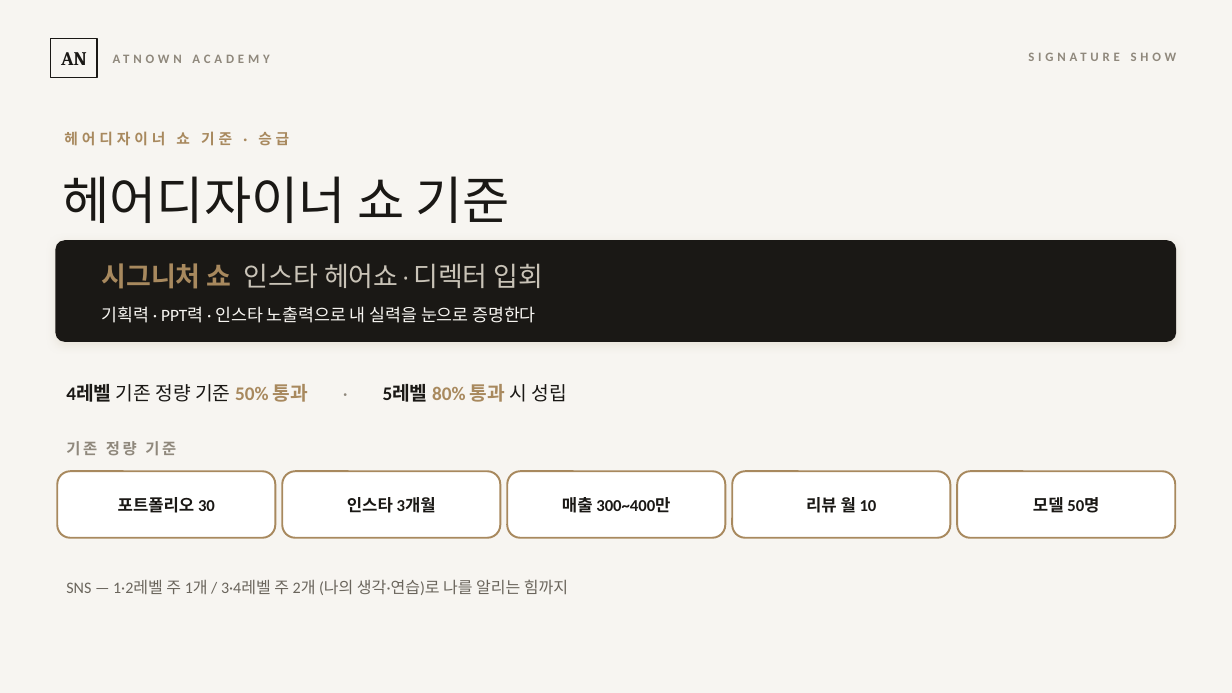
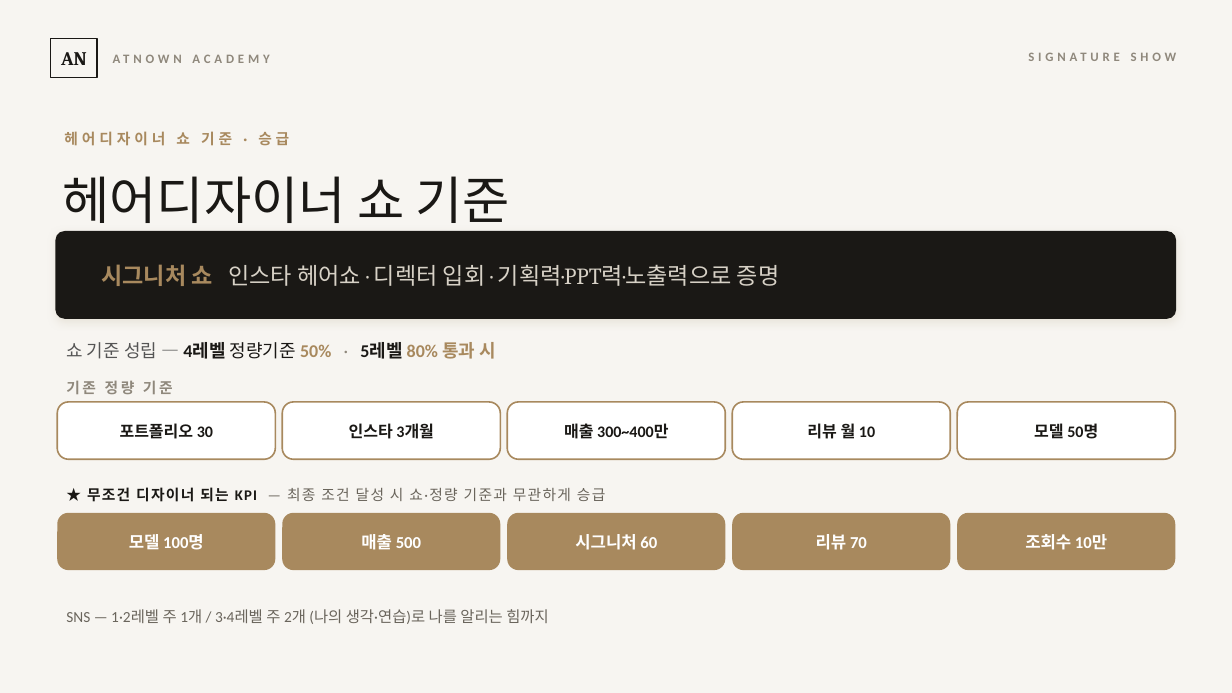
Before and after one commit to cksghrj22-bot/-, a slide deck: slide 7 of content/교육/2026-07-23_교육시스템_정본/시즈_오리엔테이션.pptx. Drawn at 1232x693 pixels with LibreOffice and Linux fonts; fonts in the diff are those of the drawing. Boxes give left, top, right and bottom in pixels: in the first picture for what was removed or moved away, otherwise in the second. Text is boxed around its words. In the diff, an @@ line names an element or a change of style, - is before the commit and + after.

```diff
--- a/content/교육/2026-07-23_교육시스템_정본/시즈_오리엔테이션.pptx
+++ b/content/교육/2026-07-23_교육시스템_정본/시즈_오리엔테이션.pptx
@@ rounded rectangle resized from (x1=55, y1=240, x2=1177, y2=342) to (x1=55, y1=231, x2=1177, y2=319) @@
@@ rounded rectangle at (x1=55, y1=231, x2=1177, y2=319): proportions changed @@
@@ text at (x1=101, y1=264, x2=780, y2=286): text changed; size 21 to 18 pt; text colour #C9C3B7 to #D7D1C6 @@
-시그니처 쇼 인스타 헤어쇼 · 디렉터 입회
+시그니처 쇼 인스타 헤어쇼 · 디렉터 입회 · 기획력·PPT력·노출력으로 증명
@@ text at (x1=66, y1=342, x2=496, y2=359): text changed; size 13.5 to 14 pt; text colour #F7F5F1 to #1A1815; bold on @@
-기획력 · PPT력 · 인스타 노출력으로 내 실력을 눈으로 증명한다
+쇼 기준 성립 — 4레벨 정량기준 50% · 5레벨 80% 통과 시
@@ text at (x1=66, y1=380, x2=173, y2=394): text changed; size 15 to 11.5 pt; text colour #1A1815 to #8F887C @@
-4레벨 기존 정량 기준 50% 통과 · 5레벨 80% 통과 시 성립
+기존 정량 기준
@@ rounded rectangle added at (x1=57, y1=402, x2=275, y2=459), fill #FFFFFF, outline #A8895E 1.25 pt @@
@@ text "포트폴리오 30" moved from (x1=118, y1=497, x2=215, y2=513) to (x1=120, y1=423, x2=213, y2=439) @@
@@ rounded rectangle added at (x1=283, y1=402, x2=501, y2=459), fill #FFFFFF, outline #A8895E 1.25 pt @@
@@ text "인스타 3개월" moved from (x1=347, y1=497, x2=436, y2=515) to (x1=349, y1=423, x2=434, y2=439) @@
@@ rounded rectangle added at (x1=507, y1=402, x2=726, y2=459), fill #FFFFFF, outline #A8895E 1.25 pt @@
@@ text "매출 300~400만" moved from (x1=562, y1=497, x2=670, y2=513) to (x1=564, y1=423, x2=668, y2=439) @@
@@ rounded rectangle added at (x1=732, y1=402, x2=950, y2=459), fill #FFFFFF, outline #A8895E 1.25 pt @@
@@ text "리뷰 월 10" moved from (x1=806, y1=494, x2=877, y2=516) to (x1=807, y1=420, x2=875, y2=441) @@
@@ rounded rectangle added at (x1=958, y1=402, x2=1176, y2=459), fill #FFFFFF, outline #A8895E 1.25 pt @@
@@ size 13 to 12.5 pt in 5 elements at (x1=120, y1=423, x2=213, y2=439), (x1=349, y1=423, x2=434, y2=439), (x1=564, y1=423, x2=668, y2=439), (x1=807, y1=420, x2=875, y2=441), (x1=1034, y1=423, x2=1098, y2=439) @@
@@ text "모델 50명" moved from (x1=1033, y1=497, x2=1099, y2=513) to (x1=1034, y1=423, x2=1098, y2=439) @@
@@ text removed at (x1=66, y1=441, x2=176, y2=456) @@
-기존 정량 기준
@@ text added at (x1=87, y1=487, x2=605, y2=502), 11.5 pt, text #6A655C @@
+★ 무조건 디자이너 되는 KPI — 최종 조건 달성 시 쇼·정량 기준과 무관하게 승급
@@ rounded rectangle resized from (x1=57, y1=471, x2=275, y2=538) to (x1=57, y1=513, x2=275, y2=570) @@
@@ text added at (x1=129, y1=534, x2=204, y2=550), 13 pt, text #FFFFFF, bold @@
+모델 100명
@@ rounded rectangle resized from (x1=283, y1=471, x2=501, y2=538) to (x1=283, y1=513, x2=501, y2=570) @@
@@ text added at (x1=361, y1=534, x2=421, y2=550), 13 pt, text #FFFFFF, bold @@
+매출 500
@@ rounded rectangle resized from (x1=507, y1=471, x2=726, y2=538) to (x1=507, y1=513, x2=726, y2=570) @@
@@ text added at (x1=575, y1=534, x2=657, y2=550), 13 pt, text #FFFFFF, bold @@
+시그니처 60
@@ rounded rectangle resized from (x1=732, y1=471, x2=950, y2=538) to (x1=732, y1=513, x2=950, y2=570) @@
@@ text added at (x1=816, y1=534, x2=867, y2=550), 13 pt, text #FFFFFF, bold @@
+리뷰 70
@@ fill #FFFFFF to #A8895E; outline #A8895E 1.5 pt to none in 5 elements at (x1=57, y1=513, x2=275, y2=570), (x1=283, y1=513, x2=501, y2=570), (x1=507, y1=513, x2=726, y2=570), (x1=732, y1=513, x2=950, y2=570), (x1=958, y1=513, x2=1176, y2=570) @@
@@ rounded rectangle resized from (x1=958, y1=471, x2=1176, y2=538) to (x1=958, y1=513, x2=1176, y2=570) @@
@@ text added at (x1=1025, y1=534, x2=1107, y2=550), 13 pt, text #FFFFFF, bold @@
+조회수 10만
@@ text "SNS — 1·2레벨 주 1개 ..." moved from (x1=66, y1=579, x2=568, y2=595) to (x1=66, y1=609, x2=548, y2=624) @@
@@ text "SNS — 1·2레벨 주 1개 ..." at (x1=66, y1=609, x2=548, y2=624): size 12.5 to 12 pt @@
```
Also in this commit, not shown: 1 other slide changed.
